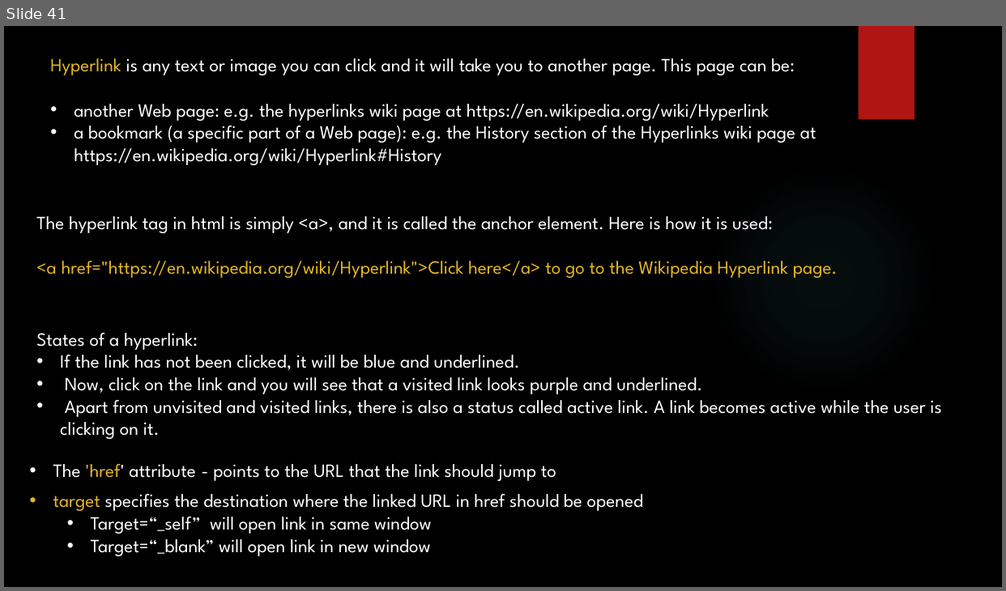
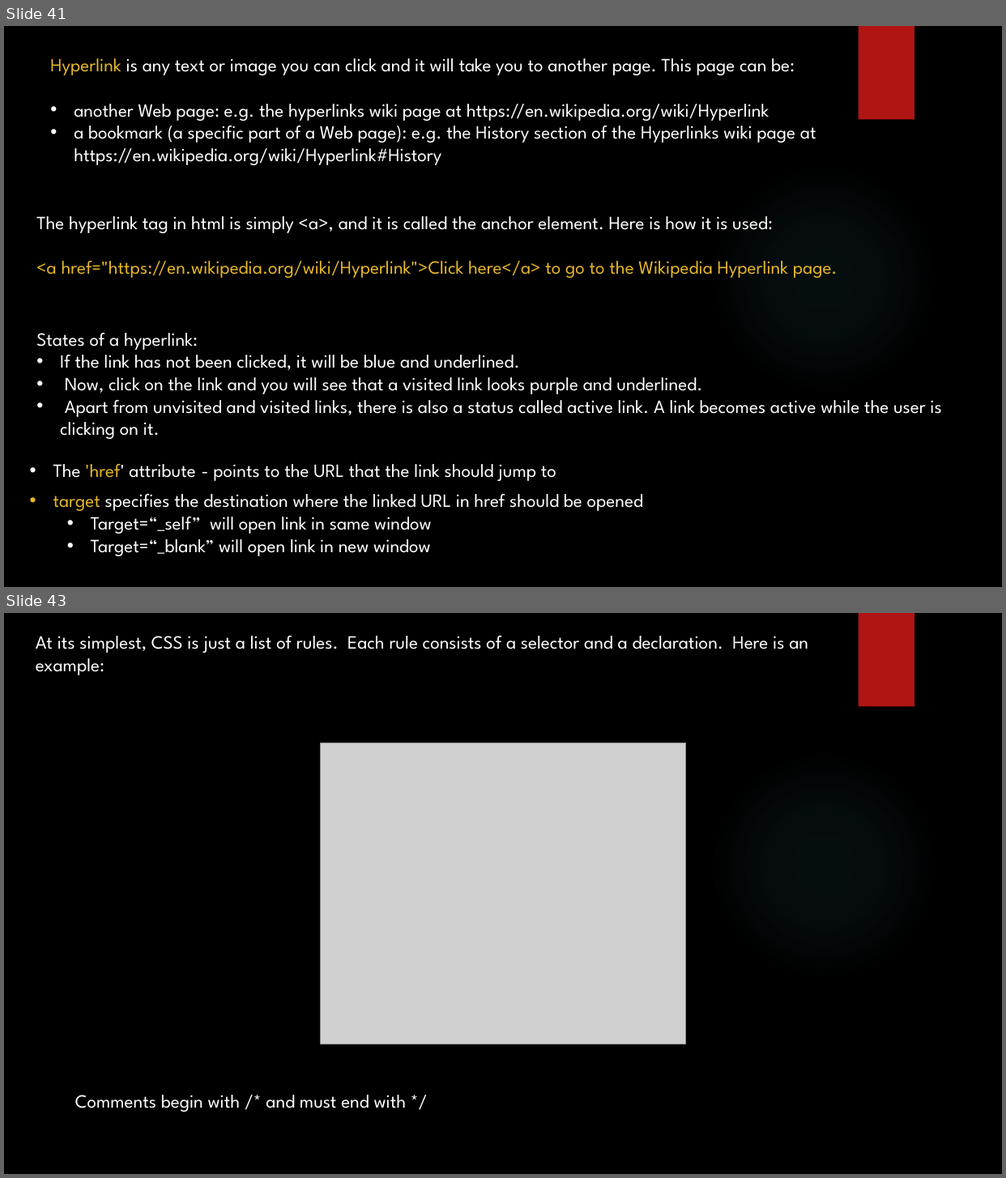
Before and after one commit to yogeshwar1996/HTML5CSS, a slide deck: Fundamentals of HTML and CSS.pptx. Shown one above the other, each under a label of ours: slide 41 before the commit, slides 41 and 43 after it; the slides between them are not shown. The pictures are 1006x591 and 1006x1178 pixels, drawn with LibreOffice and Linux fonts; fonts in the diff are those of the drawing; grey boxes stand for pictures; background and template pictures are left out. Boxes give left, top, right and bottom in pixels: in the first picture for what was removed or moved away, otherwise in the second. Text is boxed around its words. In the diff, an @@ line names an element or a change of style, - is before the commit and + after.

Commit message:
Types of CSS selectors

```diff
--- a/Fundamentals of HTML and CSS.pptx
+++ b/Fundamentals of HTML and CSS.pptx
@@ slide 43 added at <box>4,613,1002,1174</box>, background picture (left out); not listed: 2 template elements that a slide beside it also shows @@
@@ text added at <box>36,636,808,675</box>, 18 pt, text #FFFFFF @@
+At its simplest, CSS is just a list of rules. Each rule consists of a selector and a declaration. Here is an example:
@@ picture added at <box>320,743,686,1044</box> @@
@@ text added at <box>75,1095,407,1112</box>, 18 pt, text #FFFFFF @@
+Comments begin with /* and must end with */
```
Also in this commit, not shown: 1 slide changed, 3 other slides added.
